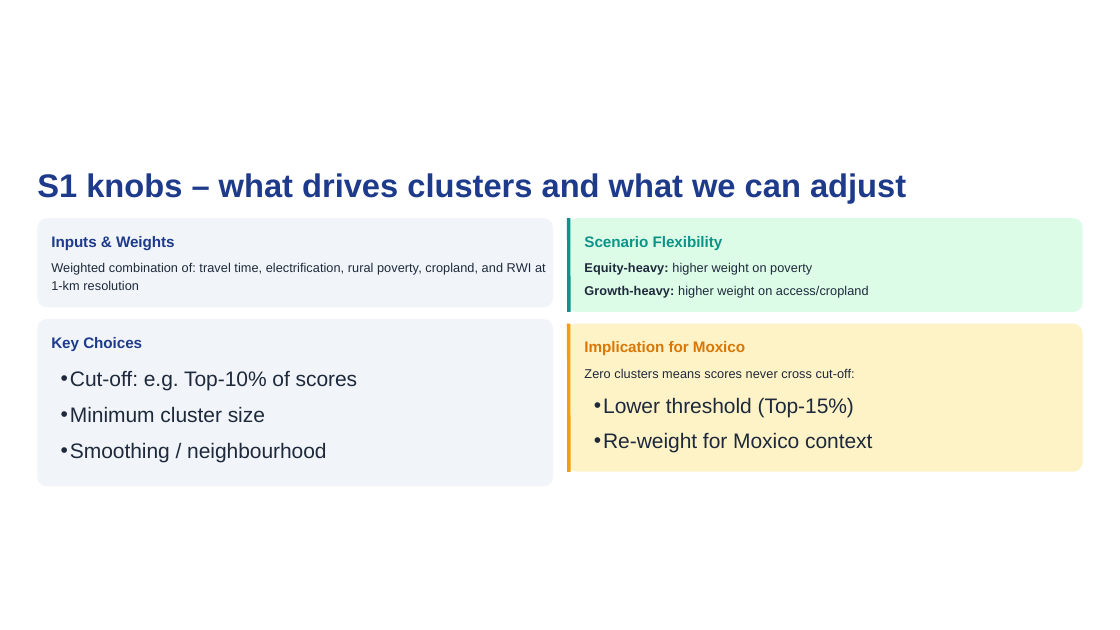
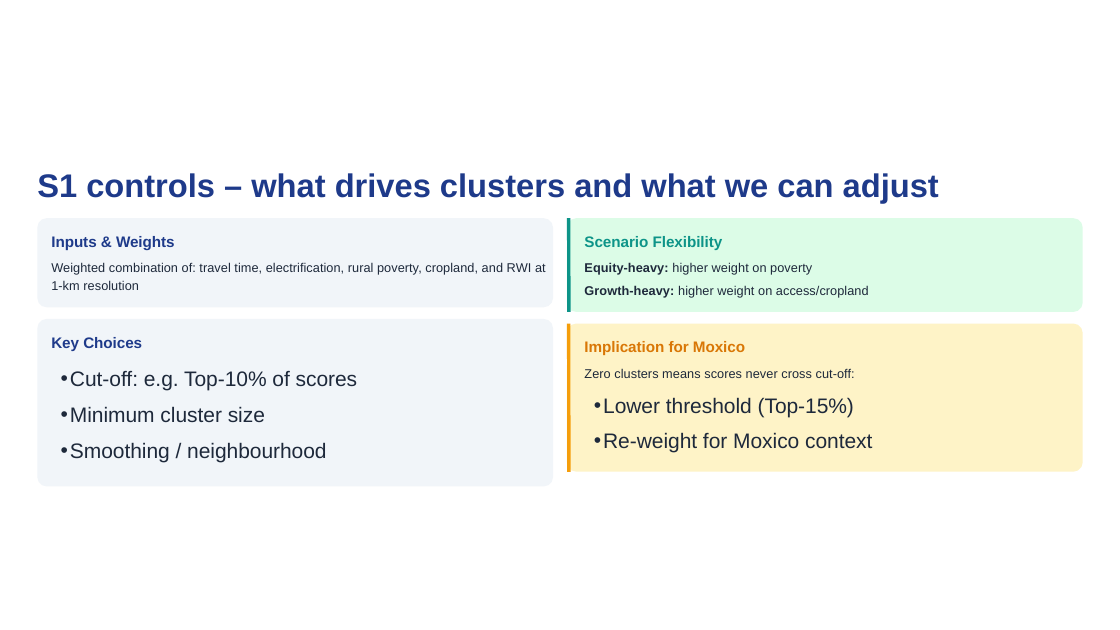
Before and after one commit to bennyistanto/ago-lobitocorridor-analysis, a slide deck: slide 5 of docs/deck/Lobito_Corridor_Analysis.pptx. Drawn at 1120x630 pixels with LibreOffice and Linux fonts; fonts in the diff are those of the drawing. Boxes give left, top, right and bottom in pixels: in the first picture for what was removed or moved away, otherwise in the second. Text is boxed around its words. In the diff, an @@ line names an element or a change of style, - is before the commit and + after.

```diff
--- a/docs/deck/Lobito_Corridor_Analysis.pptx
+++ b/docs/deck/Lobito_Corridor_Analysis.pptx
@@ text at (37,173,939,203): text changed @@
-S1 knobs – what drives clusters and what we can adjust
+S1 controls – what drives clusters and what we can adjust
```
Also in this commit, not shown: 6 other slides changed, 1 other file.
